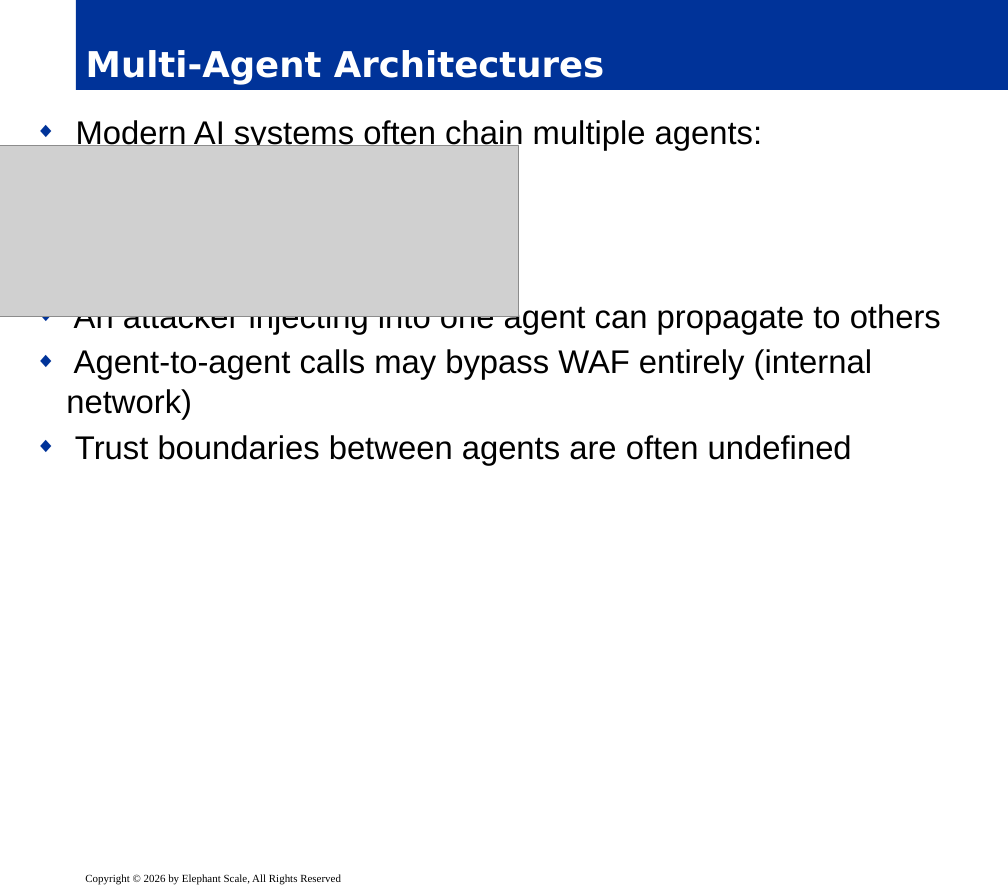
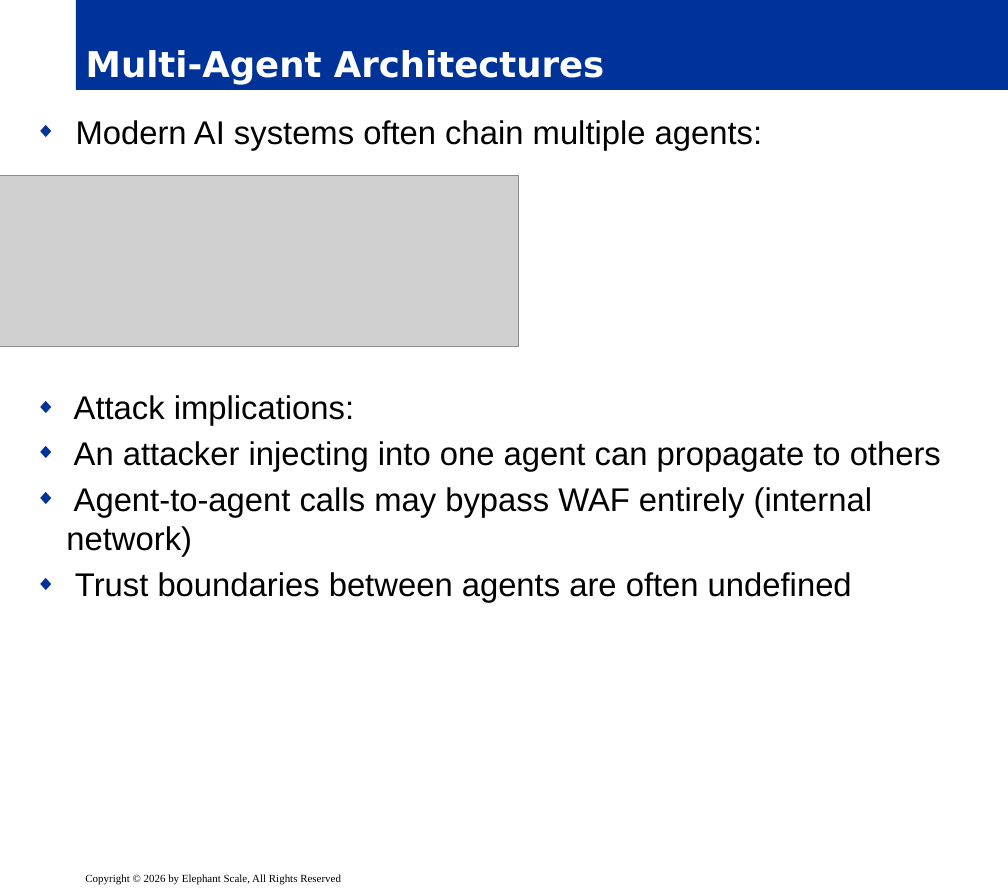
Before and after one commit to elephantscale/AI-Security-for-Security-Teams, a slide deck: slide 19 of slides/release/02__module1.pptx. Drawn at 1008x892 pixels with LibreOffice and Linux fonts; fonts in the diff are those of the drawing; grey boxes stand for pictures; background and template pictures are left out. Boxes give left, top, right and bottom in pixels: in the first picture for what was removed or moved away, otherwise in the second. Text is boxed around its words. In the diff, an @@ line names an element or a change of style, - is before the commit and + after.

```diff
--- a/slides/release/02__module1.pptx
+++ b/slides/release/02__module1.pptx
@@ text "Modern AI systems often chain ..." rewrapped from <box>66,120,941,465</box> to <box>66,120,941,603</box> @@
@@ picture: place and size @@
-picture at <box>0,146,519,317</box>
+picture at <box>0,176,519,347</box>
```
Also in this commit, not shown: 9 other slides changed.
